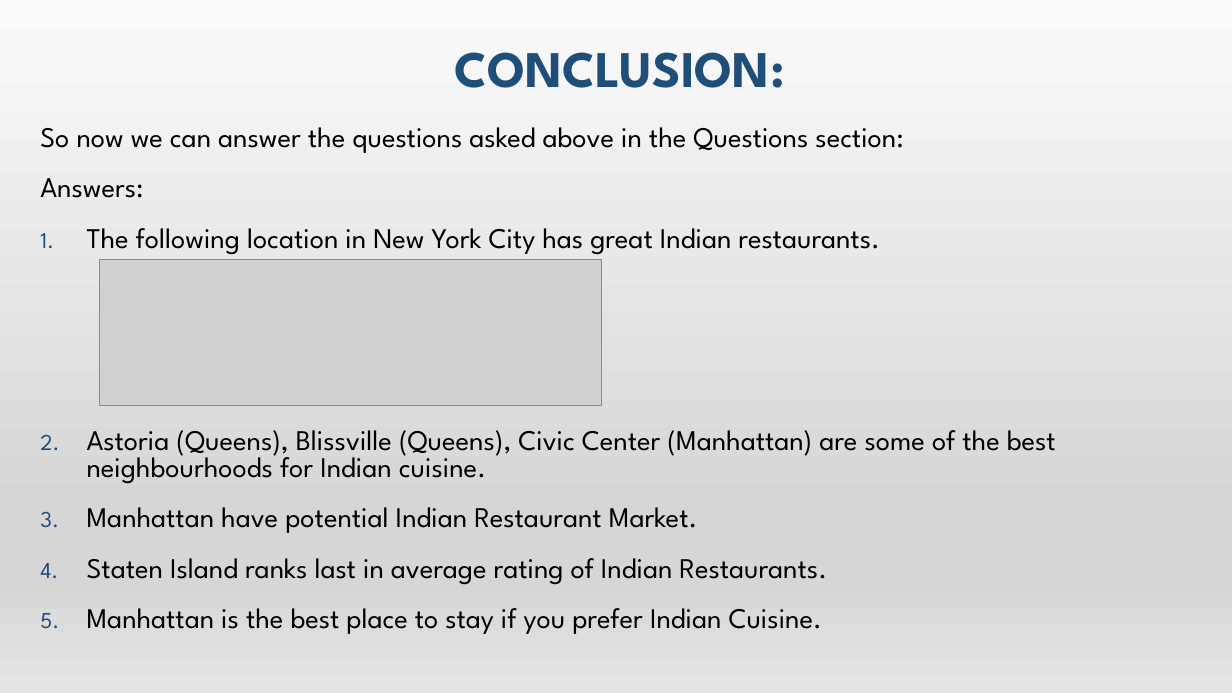
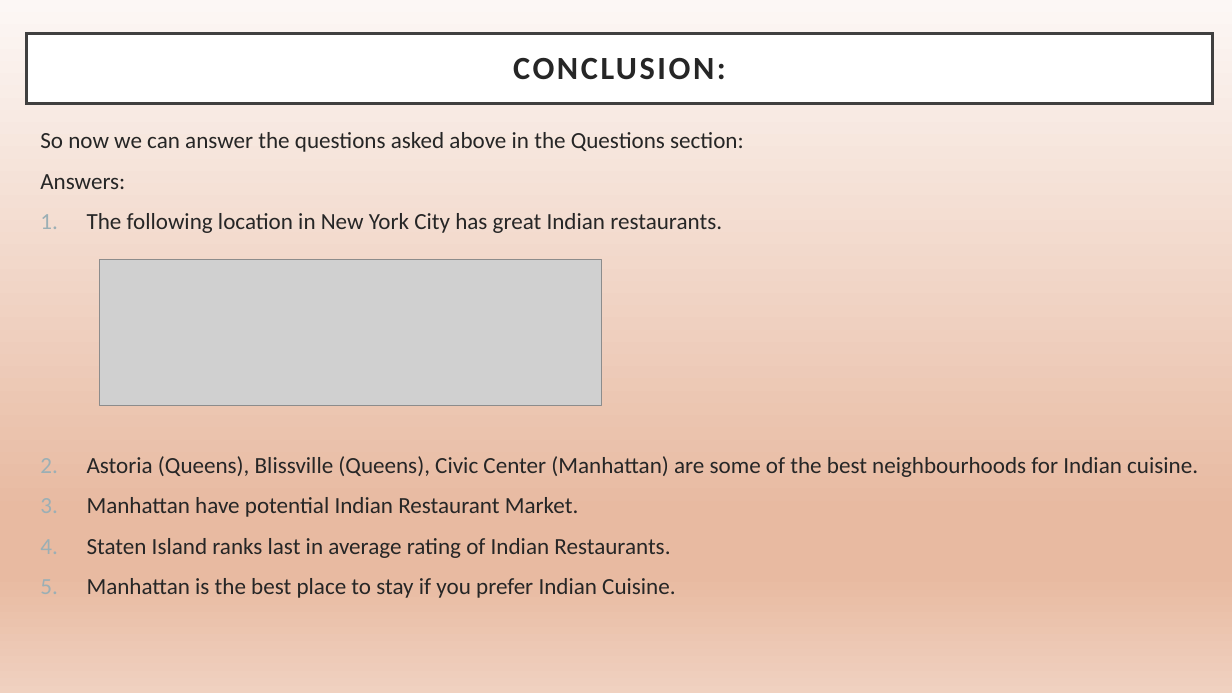
Before and after one commit to ashwinisambandan/-Coursera_Capstone, a slide deck: slide 6 of Capstone - The Battle of Neighborhoods - Part 2/Presentation - The Battle of Neighbourhoods.pptx. Drawn at 1232x693 pixels with LibreOffice and Linux fonts; fonts in the diff are those of the drawing; grey boxes stand for pictures. Boxes give left, top, right and bottom in pixels: in the first picture for what was removed or moved away, otherwise in the second. Text is boxed around its words. In the diff, an @@ line names an element or a change of style, - is before the commit and + after.

```diff
--- a/Capstone - The Battle of Neighborhoods - Part 2/Presentation - The Battle of Neighbourhoods.pptx
+++ b/Capstone - The Battle of Neighborhoods - Part 2/Presentation - The Battle of Neighbourhoods.pptx
@@ background gradient #F2F2F2 to #E7E6E6 to #FFFFFF to #D0CECE to #F2F2F2 @@
@@ rectangle at <box>0,0,1232,693</box>: fill gradient #FAFAFA to #D7D7D7 to #E4E4E4 to gradient #FCF7F5 to #E8BAA1 to #F0D1C0 @@
@@ title "CONCLUSION:": place and size @@
-title "CONCLUSION:" at <box>455,52,785,88</box>
+title "CONCLUSION:" at <box>27,33,1214,104</box>
@@ title "CONCLUSION:" at <box>27,33,1214,104</box>: size 40 to 25.2 pt, font League Spartan to Calibri, text colour #1F4E79 to #262626, letter spacing 0 to 2 pt; vertical alignment bottom to middle; fill none to #FFFFFF; outline none to #404040 2.5 pt @@
@@ text "So now we can answer ..." at <box>40,132,1198,598</box>: size 22.2 to 18 pt, font League Spartan to Calibri, text colour #000000 to #262626; line spacing 0.8 to 1; less space between paragraphs; bullet colour #1F4E79 to #9BAFB5 @@
```
Also in this commit, not shown: 5 other slides changed, 3 other files.
